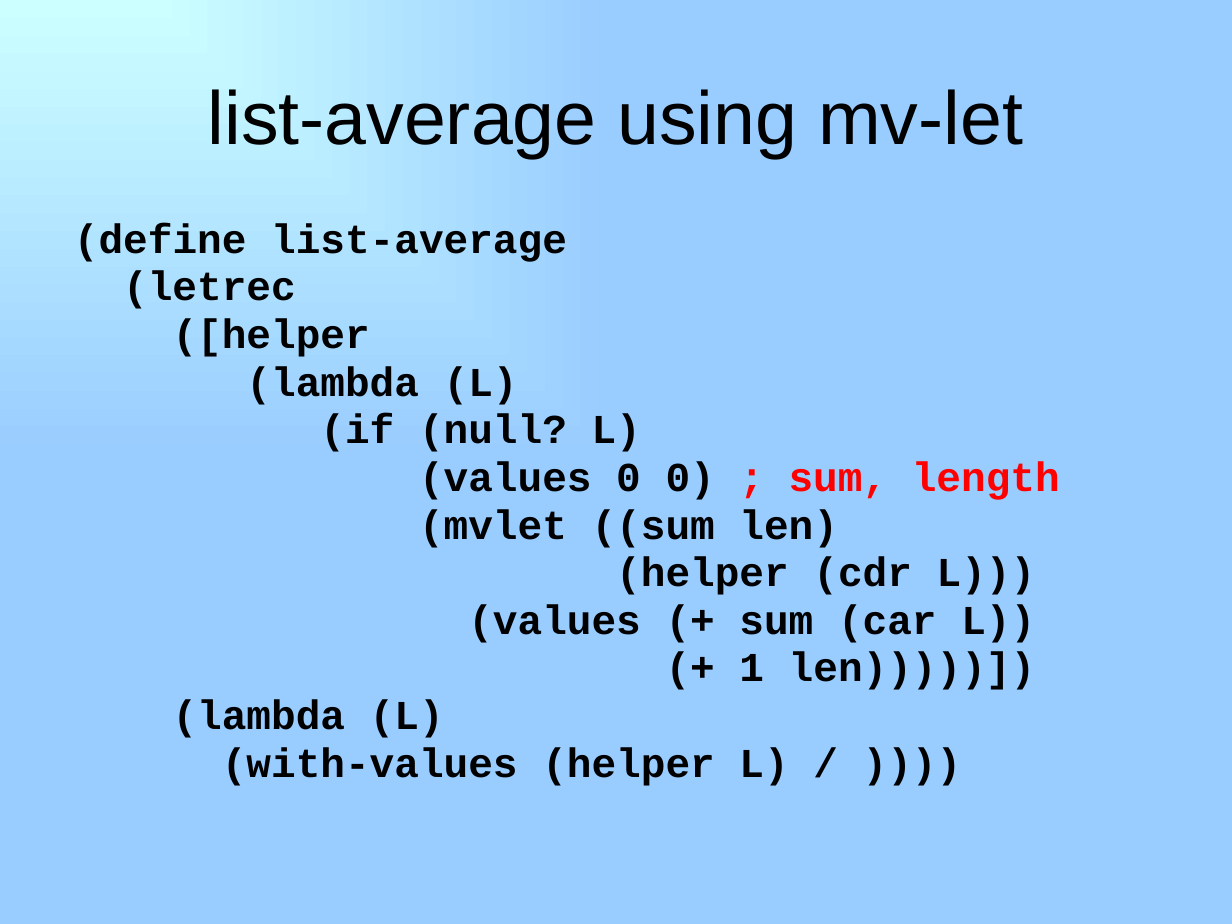
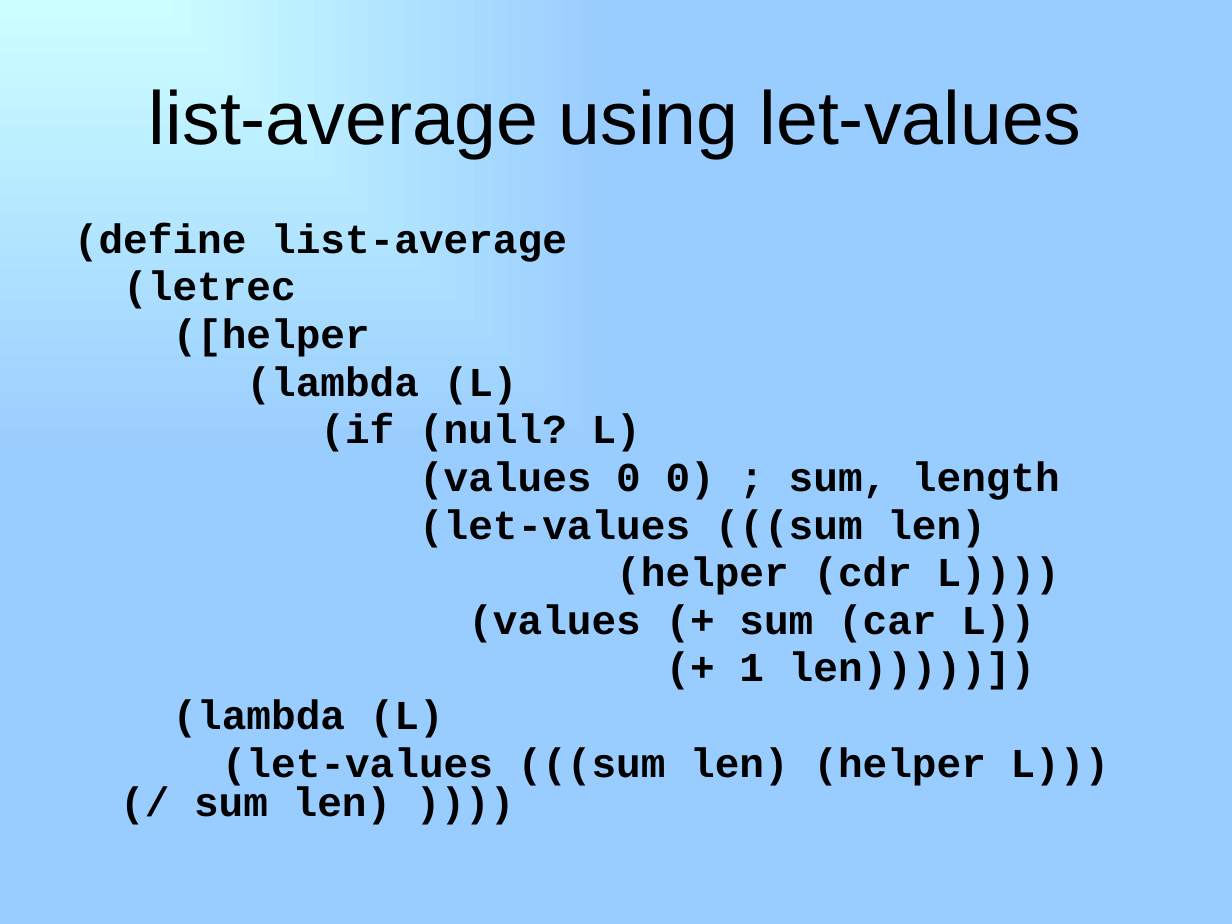
Before and after one commit to RHIT-CSSE/csse304, a slide deck: slide 18 of ClassMaterials/Memoization/memoization.pptx (slide 20 before the commit). Drawn at 1232x924 pixels with LibreOffice and Linux fonts; fonts in the diff are those of the drawing. Boxes give left, top, right and bottom in pixels: in the first picture for what was removed or moved away, otherwise in the second. Text is boxed around its words. In the diff, an @@ line names an element or a change of style, - is before the commit and + after.

```diff
--- a/ClassMaterials/Memoization/memoization.pptx
+++ b/ClassMaterials/Memoization/memoization.pptx
@@ title at box(149, 89, 1082, 158): text changed @@
-list-average using mv-let
+list-average using let-values
@@ text at box(419, 461, 1060, 500): text colour #FF0000 to #000000 in "; sum, length" @@
@@ text at box(419, 509, 1060, 595): text changed @@
-(mvlet ((sum len)
-(helper (cdr L)))
+(let-values (((sum len)
+(helper (cdr L))))
@@ text at box(194, 747, 1110, 825): text changed @@
-(with-values (helper L) / ))))
+(let-values (((sum len) (helper L))) (/ sum len) ))))
```
Also in this commit, not shown: 1 other slide changed, 1 slide added, 3 slides removed, 1 other file.
